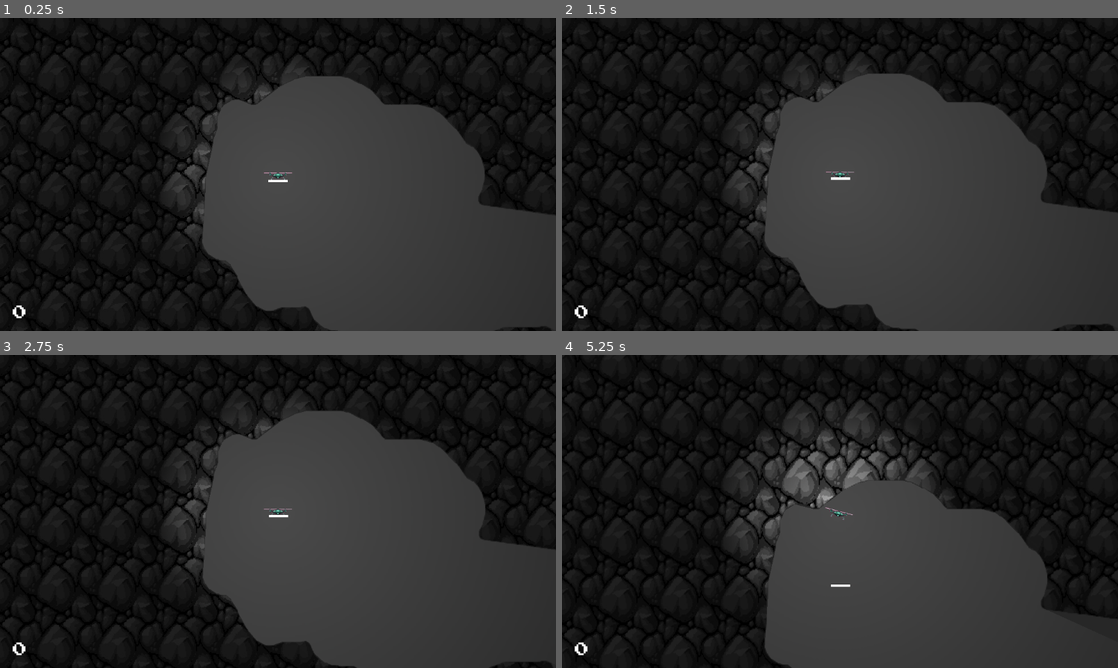
Above: before the commit, frames 1-4 (two rows, left to right).
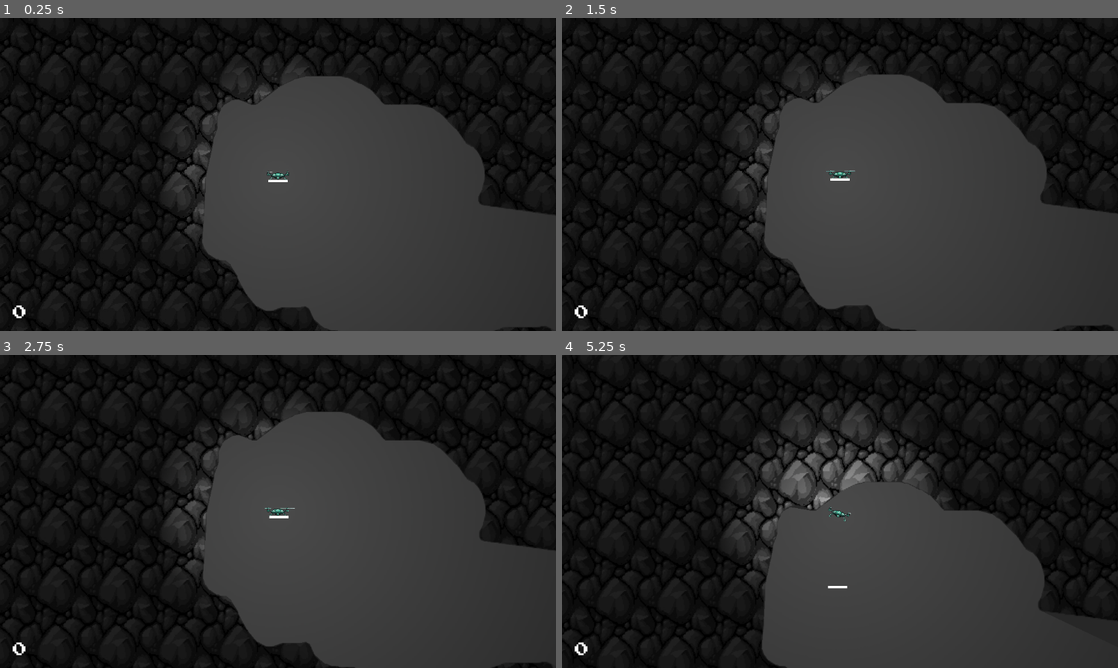
Above: after the commit, the same moments.

Repository: mutualtape/droneroids
Game: Godot game, scene res://game.tscn
The game is run twice, just before and just after one commit, with the same random seed, the same clock (stepped at 60 frames per second) and the same inputs.
Inputs:
- Up to frame 1 (0.25 s): no input
- Up to frame 2 (1.5 s): hold Right (right) 0.53-1.28 s; tap Enter at 1.25 s; hold Down (backward) from 1.28 s (still down)
- Up to frame 3 (2.75 s): tap Space at 2 s; release Down (backward) at 2.03 s; hold Right (right) from 2.03 s (still down)
- Up to frame 4 (5.25 s): tap Enter at 2.75 s; release Right (right) at 2.78 s; hold Up (forward) 2.78-3.53 s; hold Left (left) 3.53-5.03 s; hold Down (backward) from 5.03 s (still down)

The runs differ from the first frame. In frame 1, less than 0.1% of the frame differs, in the area x 47-53%, y 48-52%; in frame 2, 0.4%; in frame 3, 0.4%; in frame 4, 3.5%, in the area x 0-100%, y 7-100%.

Commit message:
add propeller

Diff:
--- a/scenes/Drone.gd
+++ b/scenes/Drone.gd
@@ -16,6 +16,17 @@
 var over_landing_field: LandingField = null
 var stranded_on: CollisionObject2D = null
 
+@onready var propeller_region_rect: Rect2 = $PropellerLeft.region_rect
+class PropellerInfo:
+	var node: Sprite2D
+	var percentage_shown: float = randf()
+	var sign: float = -1
+	func _init(n): node = n
+
+
+@onready var propeller_left = PropellerInfo.new($PropellerLeft)
+@onready var propeller_right = PropellerInfo.new($PropellerRight)
+
 func _ready():
 
 	inertia = 20;
@@ -26,7 +37,6 @@
 	stranded_timer.one_shot = true
 	stranded_timer.connect("timeout", _on_stranded)
 	add_child(stranded_timer)
-
 
 func drone_direction() -> Vector2:
 	return (direction_marker.global_position - global_position).normalized()
@@ -44,6 +54,7 @@
 	var steer_rotation = Input.get_axis("left", "right")
 	var steer_thrust = Input.get_axis("backward", "forward")
 
+	# apply rotation
 	if(Input.is_action_pressed("left")):
 		apply_torque( - rotation_change)
 	elif (Input.is_action_pressed("right")):
@@ -54,15 +65,44 @@
 		# smooth out spinning eg, after bouncing against a wall
 		angular_velocity /= 1 + delta;
 
+	# apply thurst
 	if(Input.is_action_pressed("forward")):
 		apply_impulse( + impulse)
 	elif(steer_thrust != 0):
 		apply_impulse( steer_thrust * impulse )
-
 	# idea: no or less thrust if ship is moving backwards already
 	# linear_velocity.angle() direction.angle()
 	elif(Input.is_action_pressed("backward")):
 		apply_impulse( - impulse / 4)
+
+func _process(delta):
+
+	var speed = 0.6 * delta \
+		if get_linear_velocity().length() > 1 \
+		else 0.2 * delta
+	var thrust = max(
+		Input.get_action_strength("forward"),
+		Input.get_action_strength("backward"))
+	animate_propeller(propeller_left,
+		speed + speed * max(Input.get_action_strength("right"), thrust))
+	animate_propeller(propeller_right,
+		speed + speed * max(Input.get_action_strength("left"), thrust))
+
+func animate_propeller(propeller: PropellerInfo, rotation_speed):
+	propeller.percentage_shown += propeller.sign * 20 * rotation_speed
+	if(propeller.percentage_shown <= 0): propeller.sign = 1
+	elif(propeller.percentage_shown >= 1): propeller.sign = -1
+
+	var new_width = propeller_region_rect.size.x * propeller.percentage_shown
+	var diff = propeller_region_rect.size.x - new_width
+
+	#print(propeller_percentage_shown, " ", diff/2, "  ", new_width)
+
+	propeller.node.region_rect = Rect2(
+		diff/2,
+		propeller_region_rect.position.y,
+		new_width,
+		propeller_region_rect.size.y)
 
 func collision():
 	if(cooldown_timer.is_stopped()):
--- a/scenes/drone.tscn
+++ b/scenes/drone.tscn
@@ -1,7 +1,8 @@
-[gd_scene load_steps=8 format=3 uid="uid://chk3bcl33jjts"]
+[gd_scene load_steps=9 format=3 uid="uid://chk3bcl33jjts"]
 
 [ext_resource type="Script" path="res://scenes/Drone.gd" id="1_31u16"]
 [ext_resource type="Texture2D" uid="uid://b182tskrvi1wx" path="res://graphics/Drone.png" id="2_sbfwb"]
+[ext_resource type="Texture2D" uid="uid://df77yk5vsqk78" path="res://graphics/DronePropeller.png" id="3_nc1h2"]
 [ext_resource type="AudioStream" uid="uid://cya8umrjdxo2i" path="res://graphics/collision.mp3" id="3_wlfr5"]
 [ext_resource type="Texture2D" uid="uid://5hagqv34b4id" path="res://graphics/light.webp" id="4_e5125"]
 
@@ -9,7 +10,7 @@
 bounce = 0.5
 
 [sub_resource type="CapsuleShape2D" id="CapsuleShape2D_g1jy6"]
-radius = 2.00145
+radius = 2.66861
 height = 14.9327
 
 [sub_resource type="RectangleShape2D" id="RectangleShape2D_k0x2f"]
@@ -24,32 +25,51 @@
 rotationSpeed = 100
 thrust = 60.0
 
-[node name="Sprite2D" type="Sprite2D" parent="."]
+[node name="Body" type="Sprite2D" parent="."]
 light_mask = 0
 position = Vector2(0, 1)
-scale = Vector2(0.6, 0.6)
+scale = Vector2(0.049, 0.049)
 texture = ExtResource("2_sbfwb")
+
+[node name="PropellerLeft" type="Sprite2D" parent="."]
+light_mask = 0
+position = Vector2(-20, -7)
+scale = Vector2(0.049, 0.049)
+texture = ExtResource("3_nc1h2")
+region_enabled = true
+region_rect = Rect2(0, 0, 682, 26)
+
+[node name="PropellerRight" type="Sprite2D" parent="."]
+light_mask = 0
+position = Vector2(20, -7)
+scale = Vector2(0.049, 0.049)
+texture = ExtResource("3_nc1h2")
+region_enabled = true
+region_rect = Rect2(0, 0, 682, 26)
 
 [node name="CollisionShape2D" type="CollisionShape2D" parent="."]
 position = Vector2(0, 2)
 rotation = 1.5708
 scale = Vector2(-2.99782, 2.41081)
 shape = SubResource("CapsuleShape2D_g1jy6")
+debug_color = Color(0.811765, 0.219608, 0.847059, 0.0745098)
 
 [node name="Marker2D" type="Marker2D" parent="."]
 position = Vector2(0, -10.4116)
 
 [node name="LandingArea" type="Area2D" parent="."]
-position = Vector2(0, 10)
+position = Vector2(0, 12)
 
 [node name="CollisionShape2D" type="CollisionShape2D" parent="LandingArea"]
 shape = SubResource("RectangleShape2D_k0x2f")
+debug_color = Color(0.811765, 0.219608, 0.847059, 0.0745098)
 
 [node name="StrandedArea" type="Area2D" parent="."]
-position = Vector2(0, -6)
+position = Vector2(0, -8)
 
 [node name="CollisionShape2D" type="CollisionShape2D" parent="StrandedArea"]
 shape = SubResource("RectangleShape2D_k0x2f")
+debug_color = Color(0.811765, 0.219608, 0.847059, 0.0745098)
 
 [node name="AudioStreamPlayer" type="AudioStreamPlayer" parent="."]
 stream = ExtResource("3_wlfr5")
@@ -63,7 +83,7 @@
 
 [node name="PointLight2DOuter" type="PointLight2D" parent="."]
 visibility_layer = 0
-position = Vector2(0, 4)
+position = Vector2(0, 3)
 energy = 5.0
 range_item_cull_mask = 2
 texture = ExtResource("4_e5125")
Binary file changed: graphics/Drone.png
Binary file added: graphics/DronePropeller.png
Not shown, added: graphics/DronePropeller.png.import
Not shown, changed: graphics/Drone.kra
